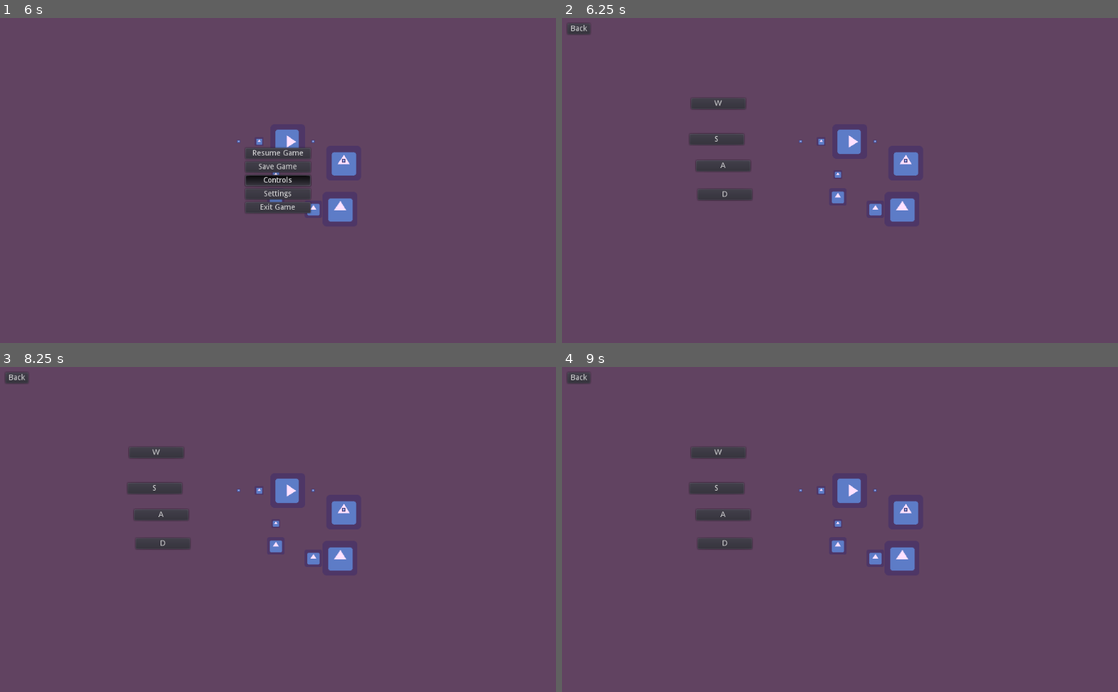
Above: before the commit, frames 1-4 (two rows, left to right).
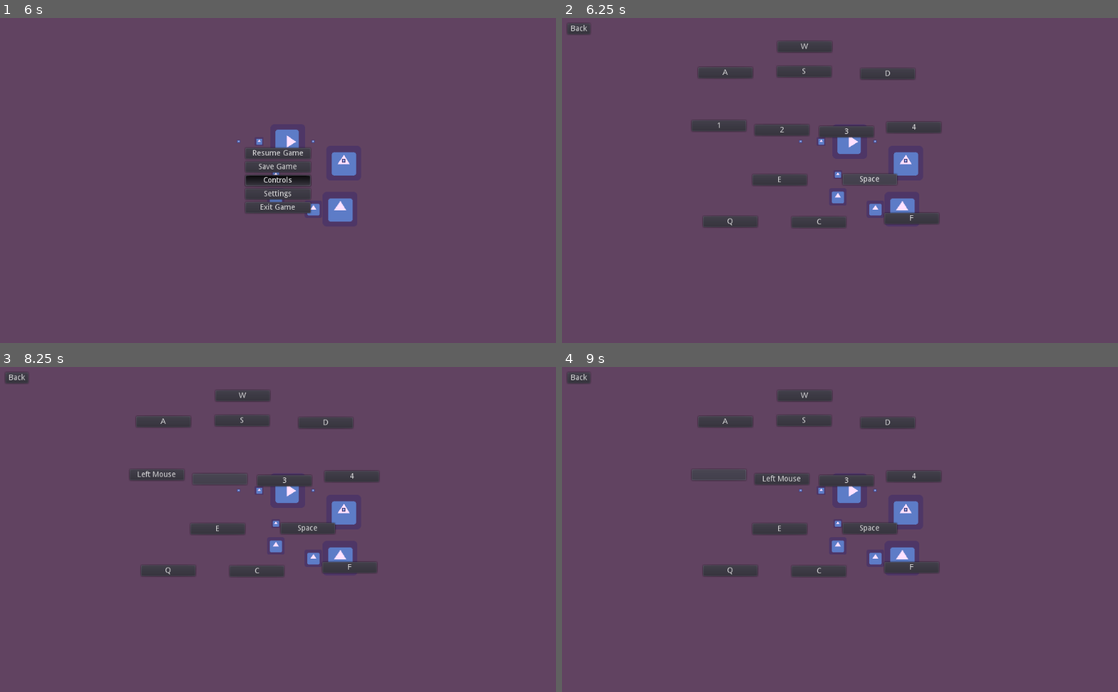
Above: after the commit, the same moments.

Repository: Grandmasterjtg/Kosmic-Kiwi-Repository
Game: Godot game, scene res://Levels/Test.tscn
Two runs of this game, one before a commit and one after it. Both use one fixed random seed, a clock stepped at 60 frames per second and the inputs below. The project has no main scene, so this scene is started directly. The engine's default icon, where the game draws it, is replaced by a stand-in: a white triangle on a blue panel in a dark square.
Inputs (mouse positions are in pixels of both pictures, inside the frame that each line leads up to):
- Up to frame 1 (6 s): tap Enter at 0.5 s; move the mouse to (400, 164) at 0.52 s; hold D (move_right) 0.53-1.28 s; tap 1 (hotbar_1) at 0.6, 3.05, 3.6 s; click (400, 164) at 0.67 s; tap 2 (hotbar_2) at 0.8, 1.35, 3.8, 4.35 s; move the mouse to (166, 196) at 1.27 s; hold S (move_down) 1.28-2.03 s; tap 3 (hotbar_3) at 1.55, 2.1, 4.55, 5.85 s; move the mouse to (333, 109) at 2.02 s; hold D (move_right) 2.03-2.78 s; tap 4 (hotbar_4) at 2.3, 2.85 s; move the mouse to (250, 245) at 2.77 s; hold W (move_up) 2.78-3.53 s; click (250, 245) at 2.92 s; move the mouse to (444, 229) at 3.52 s; hold A (move_left) 3.53-5 s; tap Space (pause) at 4.15, 5.75 s; move the mouse to (111, 131) at 4.27 s; click "Resume Game" at 5 s; move the mouse to (305, 180) at 5.77 s; hold S (move_down) from 5.78 s (still down); click (305, 180) at 5.92 s
- Up to frame 2 (6.25 s): keep holding S (move_down); tap 4 (hotbar_4) at 6.05 s
- Up to frame 3 (8.25 s): release S (move_down) at 6.5 s; click (155, 474) at 6.5 s, where only the run after the commit has a clickable "1"; click (155, 474) at 7.27 s; click (222, 477) at 8 s, where only the run after the commit has a clickable "2"
- Up to frame 4 (9 s): click (717, 474) at 8.75 s, where only the run after the commit has a clickable "Left Mouse"

Frame 1 is identical in both runs. In frame 2, 5.5% of the frame differs, in the area x 22-69%, y 7-65%; in frame 3, 5.5%; in frame 4, 5.5%.

Commit message:
Added buttons for all controls
Controls menu now has buttons to change all inputs, but still no labels for the buttons

Diff:
--- a/KosmicKiwi/Scenes/UI/ControlsMenu.tscn
+++ b/KosmicKiwi/Scenes/UI/ControlsMenu.tscn
@@ -25,29 +25,105 @@
 text = "Back"
 
 [node name="Move Up" parent="." instance=ExtResource( 1 )]
-margin_left = 238.0
-margin_top = 148.0
-margin_right = 338.0
-margin_bottom = 168.0
+margin_left = 397.0
+margin_top = 43.0
+margin_right = 497.0
+margin_bottom = 63.0
+text = "move_up"
 m_action_name = "move_up"
 
 [node name="Move Down" parent="." instance=ExtResource( 1 )]
-margin_left = 235.0
-margin_top = 214.0
-margin_right = 335.0
-margin_bottom = 234.0
+margin_left = 396.0
+margin_top = 89.0
+margin_right = 496.0
+margin_bottom = 109.0
+text = "move_down"
 m_action_name = "move_down"
 
 [node name="Move Left" parent="." instance=ExtResource( 1 )]
-margin_left = 247.0
-margin_top = 263.0
-margin_right = 347.0
-margin_bottom = 283.0
+margin_left = 251.0
+margin_top = 91.0
+margin_right = 351.0
+margin_bottom = 111.0
+text = "move_left"
 m_action_name = "move_left"
 
 [node name="Move Right" parent="." instance=ExtResource( 1 )]
-margin_left = 250.0
-margin_top = 316.0
-margin_right = 350.0
-margin_bottom = 336.0
+margin_left = 550.0
+margin_top = 93.0
+margin_right = 650.0
+margin_bottom = 113.0
+text = "move_right"
 m_action_name = "move_right"
+
+[node name="Hotbar1" parent="." instance=ExtResource( 1 )]
+margin_left = 239.0
+margin_top = 189.0
+margin_right = 339.0
+margin_bottom = 209.0
+text = "hotbar_1"
+m_action_name = "hotbar_1"
+
+[node name="Hotbar2" parent="." instance=ExtResource( 1 )]
+margin_left = 355.0
+margin_top = 197.0
+margin_right = 455.0
+margin_bottom = 217.0
+text = "hotbar_2"
+m_action_name = "hotbar_2"
+
+[node name="Hotbar3" parent="." instance=ExtResource( 1 )]
+margin_left = 474.0
+margin_top = 200.0
+margin_right = 574.0
+margin_bottom = 220.0
+text = "hotbar_3"
+m_action_name = "hotbar_3"
+
+[node name="Hotbar4" parent="." instance=ExtResource( 1 )]
+margin_left = 598.0
+margin_top = 192.0
+margin_right = 698.0
+margin_bottom = 212.0
+text = "hotbar_4"
+m_action_name = "hotbar_4"
+
+[node name="Interact" parent="." instance=ExtResource( 1 )]
+margin_left = 351.0
+margin_top = 289.0
+margin_right = 451.0
+margin_bottom = 309.0
+text = "interact"
+m_action_name = "interact"
+
+[node name="Inventory" parent="." instance=ExtResource( 1 )]
+margin_left = 260.0
+margin_top = 366.0
+margin_right = 360.0
+margin_bottom = 386.0
+text = "inventory"
+m_action_name = "inventory"
+
+[node name="Craft" parent="." instance=ExtResource( 1 )]
+margin_left = 423.0
+margin_top = 367.0
+margin_right = 523.0
+margin_bottom = 387.0
+text = "craft"
+m_action_name = "craft"
+
+[node name="Pause" parent="." instance=ExtResource( 1 )]
+margin_left = 517.0
+margin_top = 288.0
+margin_right = 617.0
+margin_bottom = 308.0
+text = "pause"
+m_action_name = "pause"
+
+[node name="Friend" parent="." instance=ExtResource( 1 )]
+margin_left = 594.0
+margin_top = 360.0
+margin_right = 694.0
+margin_bottom = 380.0
+text = "friend"
+m_action_name = "friend"
